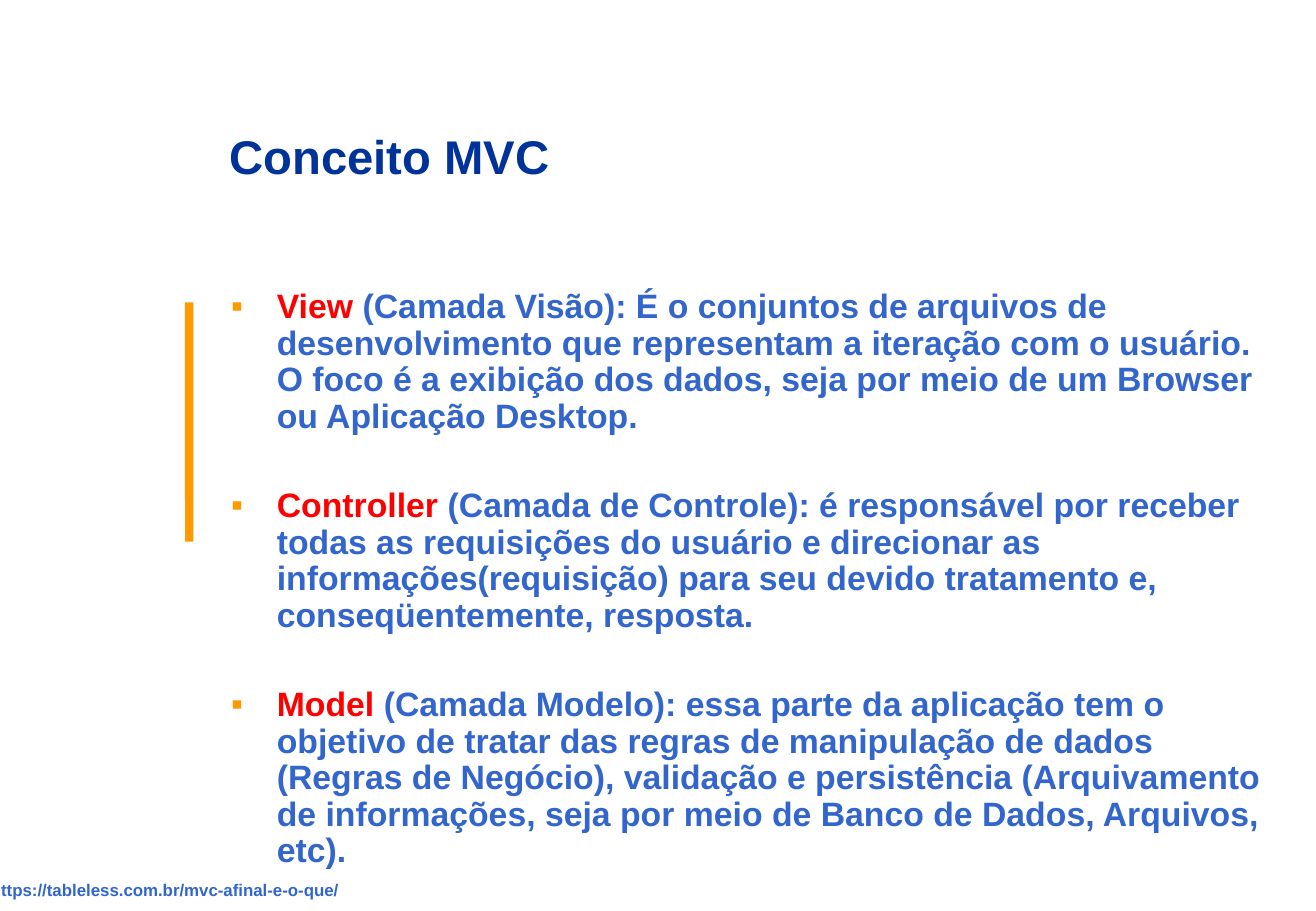
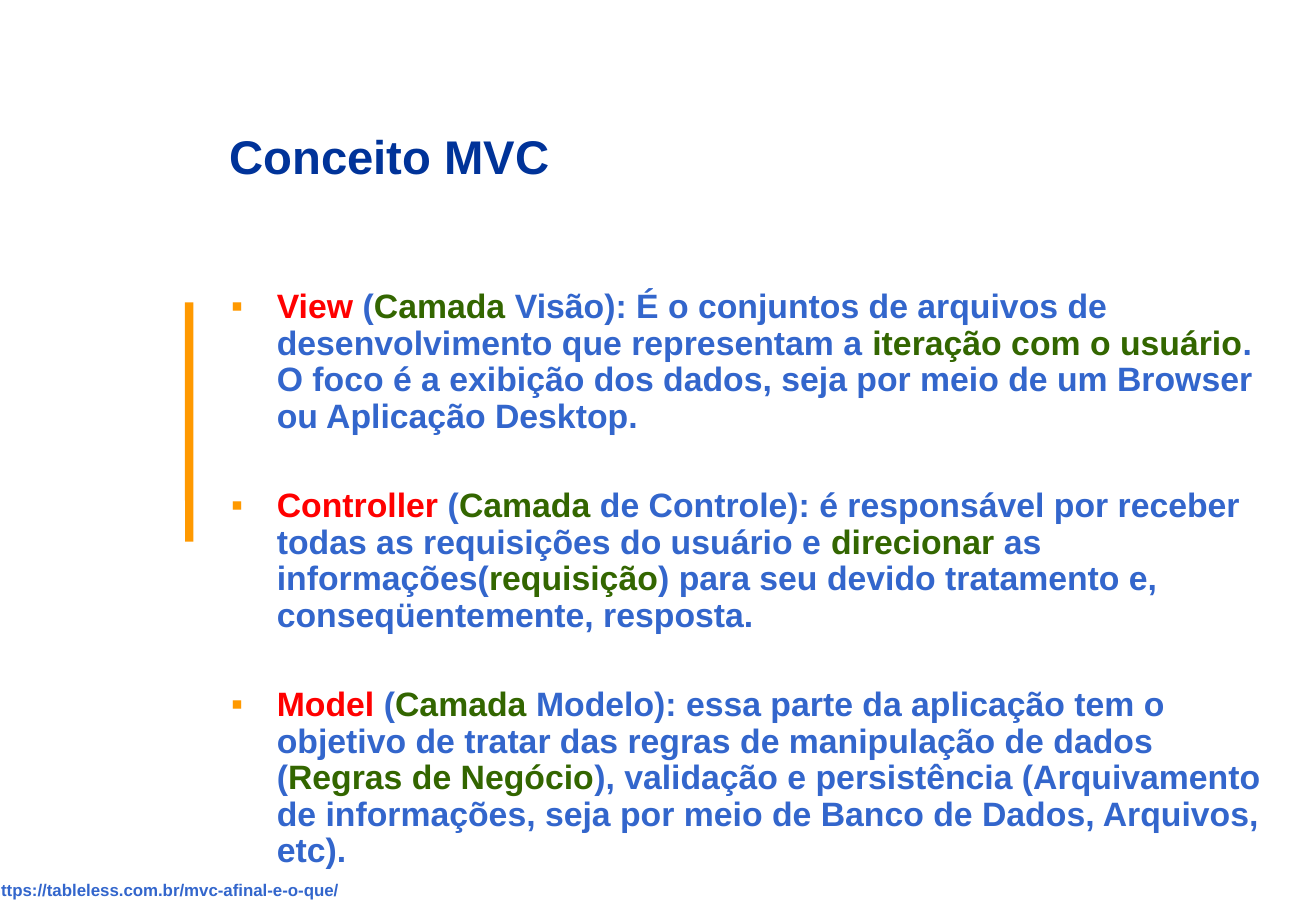
Before and after one commit to kwakassa/ptdes-overfb, a slide deck: slide 9 of 00_Apresentacao/CEDESSP - Modulo Overview Frontend e Backend.ppt. Drawn at 1316x911 pixels with LibreOffice and Linux fonts; fonts in the diff are those of the drawing; background and template pictures are left out. Boxes give left, top, right and bottom in pixels: in the first picture for what was removed or moved away, otherwise in the second. Text is boxed around its words. In the diff, an @@ line names an element or a change of style, - is before the commit and + after.

```diff
--- a/00_Apresentacao/CEDESSP - Modulo Overview Frontend e Backend.ppt
+++ b/00_Apresentacao/CEDESSP - Modulo Overview Frontend e Backend.ppt
@@ text "View (Camada Visão): É o ..." at [277, 291, 1260, 869]: text colour #3366CC to #336600 in "(Camada iteração com o usuário.", "(Camada direcionar informações(requisição)", "(Camada (Regras de Negócio)," @@
```
Also in this commit, not shown: 7 other slides changed, 3 slides added, 46 other files.
